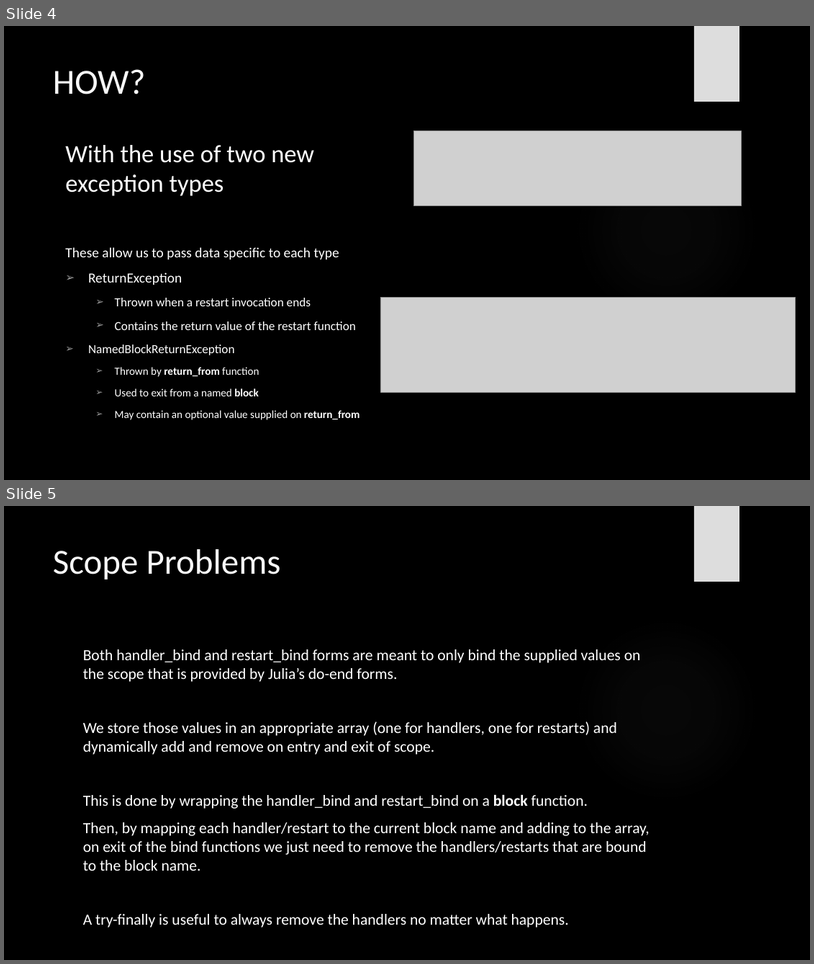
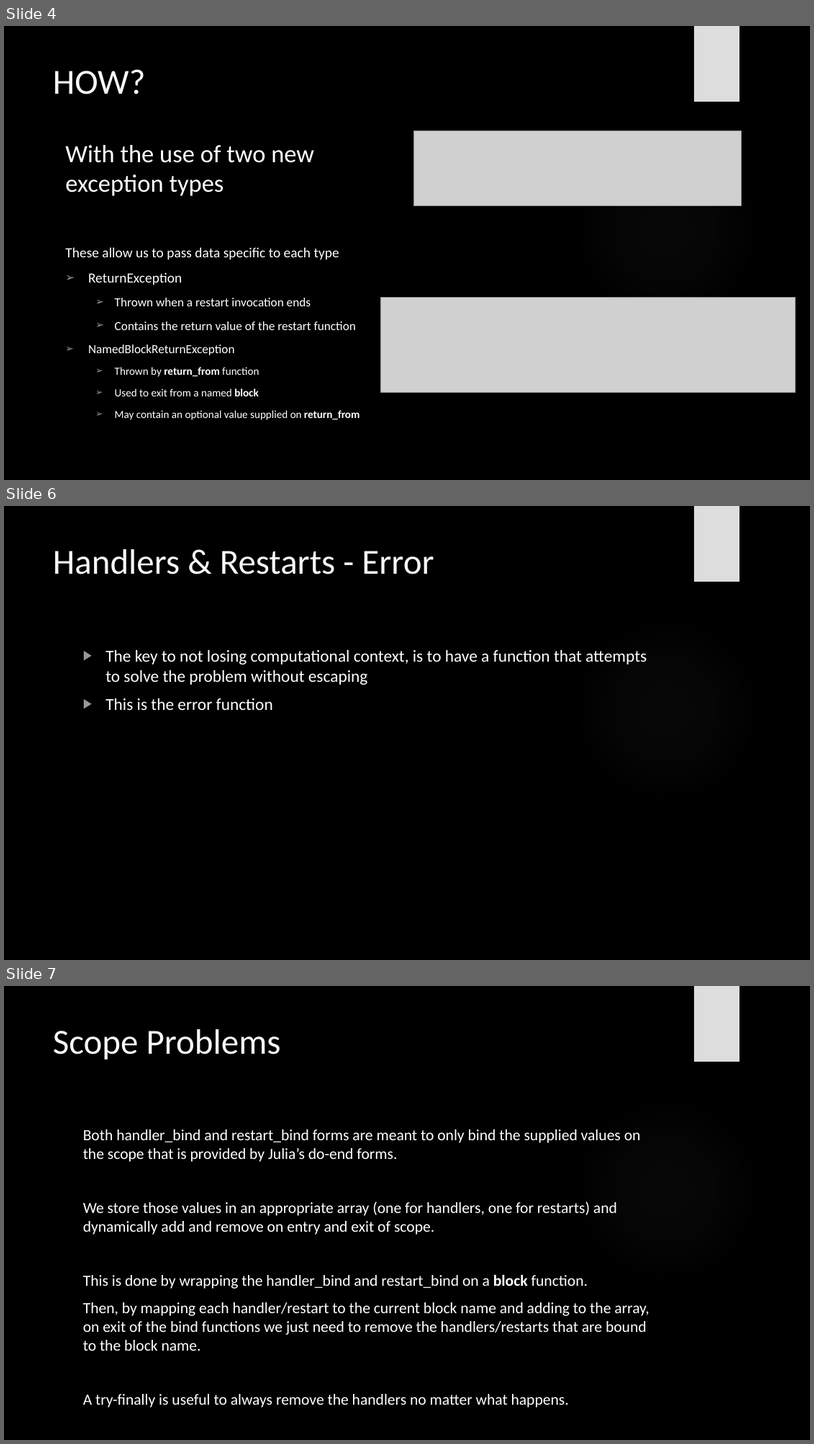
Before and after one commit to davidfrickert/PAva-19-20, a slide deck: PAva_Presentation.pptx. Shown one above the other, each under a label of ours: slides 4 and 5 before the commit, slides 4, 6 and 7 after it; the slides between them are not shown. The pictures are 814x964 and 814x1444 pixels, drawn with LibreOffice and Linux fonts; fonts in the diff are those of the drawing; grey boxes stand for pictures; background and template pictures are left out. Boxes give left, top, right and bottom in pixels: in the first picture for what was removed or moved away, otherwise in the second. Text is boxed around its words. In the diff, an @@ line names an element or a change of style, - is before the commit and + after.

```diff
--- a/PAva_Presentation.pptx
+++ b/PAva_Presentation.pptx
@@ slide 6 added at <box>4,506,810,960</box>, background picture (left out); not listed: 2 template elements that a slide beside it also shows @@
@@ title added at <box>53,549,434,574</box>, 42 pt, text #F8F8F8 @@
+Handlers & Restarts - Error
@@ text added at <box>106,649,647,710</box>, 20 pt, text #FFFFFF @@
+▶ The key to not losing computational context, is to have a function that attempts to solve the problem without escaping
+▶ This is the error function
@@ what was slide 5 is now slide 7 @@
```
Also in this commit, not shown: 1 other slide added.
